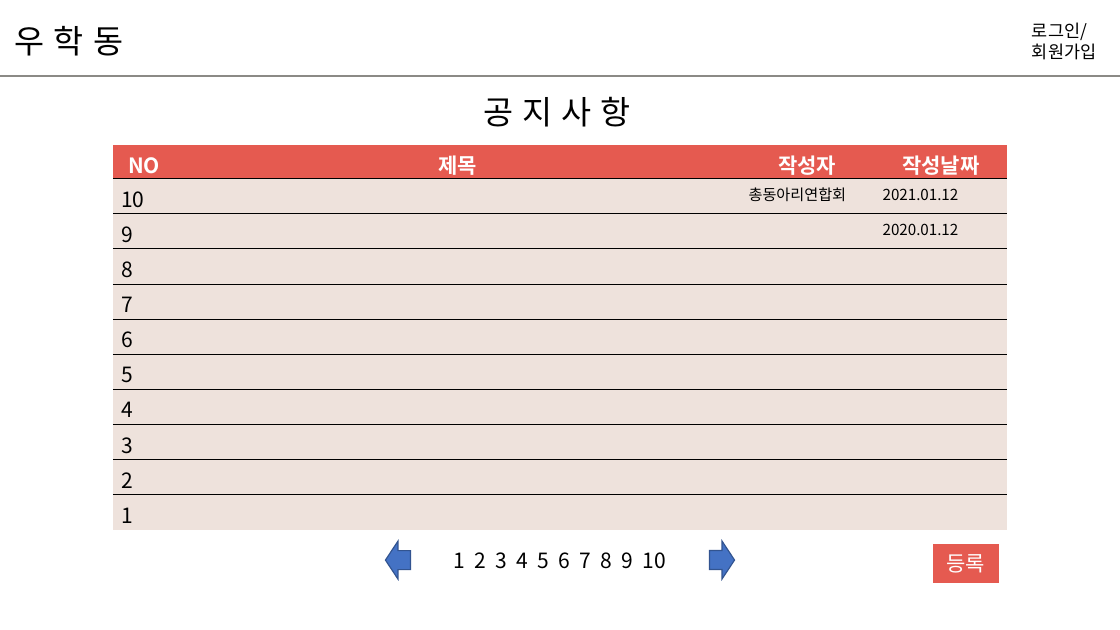
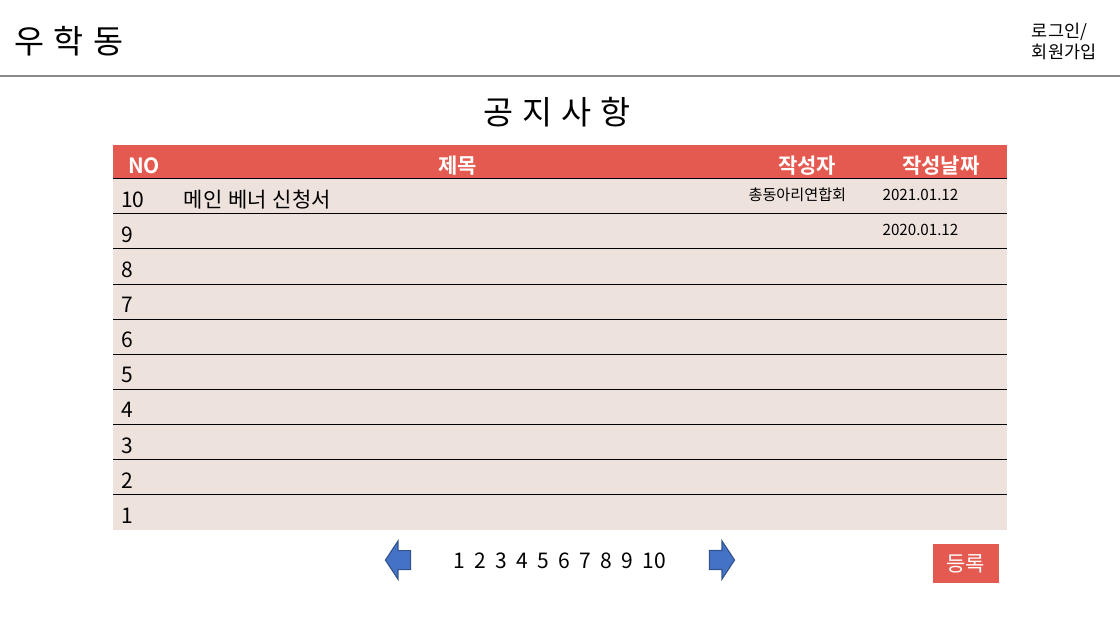
Before and after one commit to hyunniesss/ToyProject, a slide deck: slide 15 of document/와이어프레임/우학동_와이어프레임.pptx (slide 5 before the commit). Drawn at 1120x630 pixels with LibreOffice and Linux fonts; fonts in the diff are those of the drawing. Boxes give left, top, right and bottom in pixels: in the first picture for what was removed or moved away, otherwise in the second. Text is boxed around its words. In the diff, an @@ line names an element or a change of style, - is before the commit and + after.

```diff
--- a/document/와이어프레임/우학동_와이어프레임.pptx
+++ b/document/와이어프레임/우학동_와이어프레임.pptx
@@ table at bbox=[113, 145, 1007, 530] @@
-row 2, column 2: 
+row 2, column 2: 메인 베너 신청서
```
Also in this commit, not shown: 7 other slides changed, 2 slides added.
